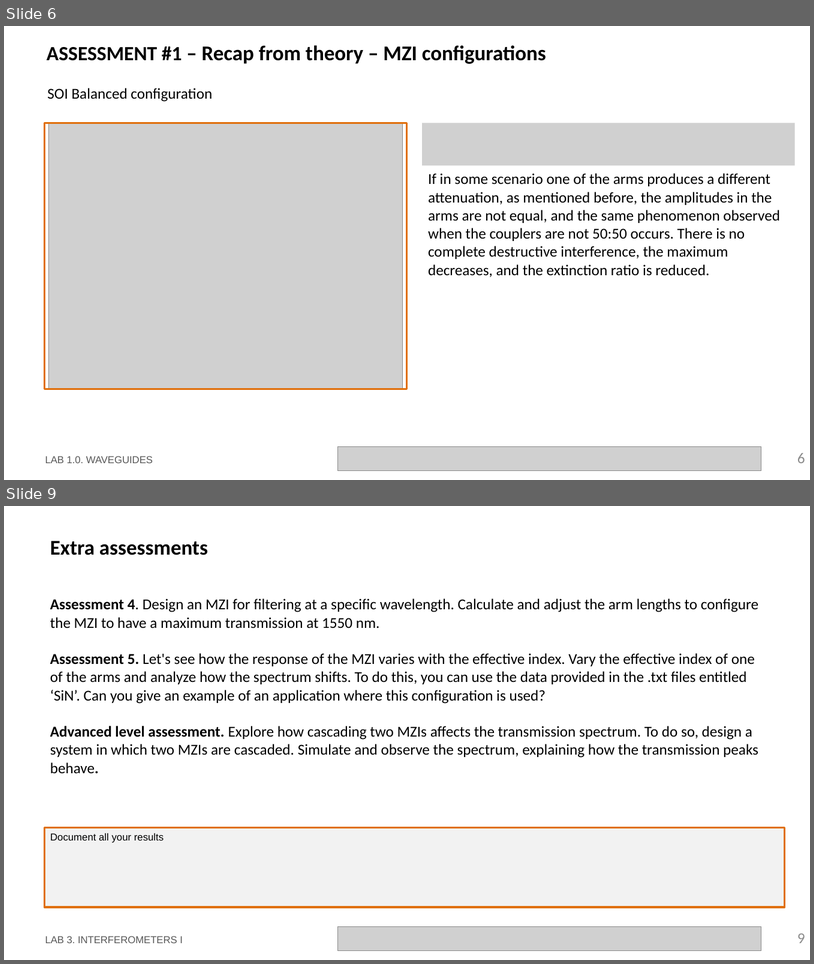
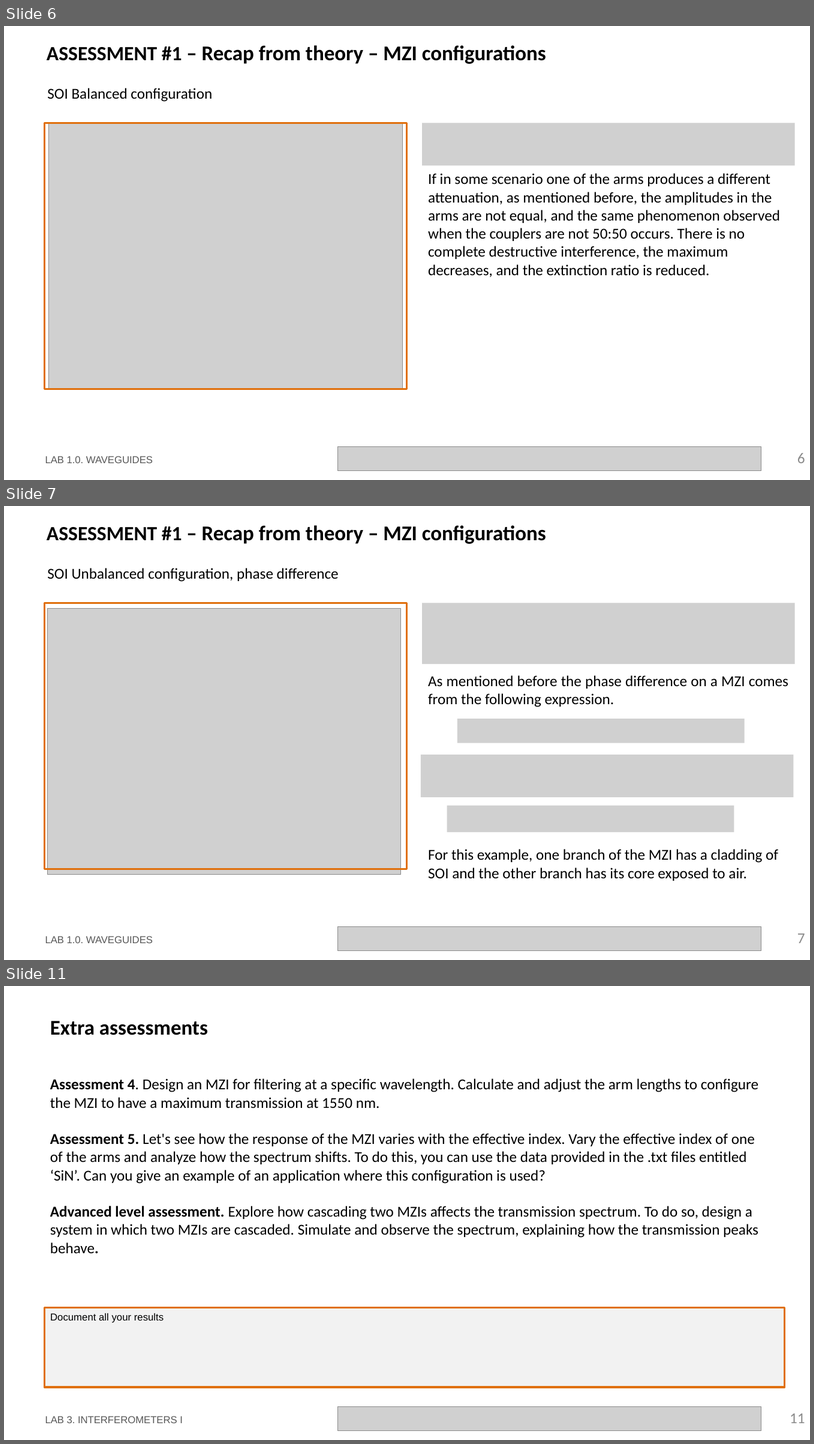
Before and after one commit to niospinamev2/pic-upv-lab3, a slide deck: LabBook_3.pptx. Shown one above the other, each under a label of ours: slides 6 and 9 before the commit, slides 6, 7 and 11 after it; the slides between them are not shown. The pictures are 814x964 and 814x1444 pixels, drawn with LibreOffice and Linux fonts; fonts in the diff are those of the drawing; grey boxes stand for pictures; background and template pictures are left out. Boxes give left, top, right and bottom in pixels: in the first picture for what was removed or moved away, otherwise in the second. Text is boxed around its words. In the diff, an @@ line names an element or a change of style, - is before the commit and + after.

```diff
--- a/LabBook_3.pptx
+++ b/LabBook_3.pptx
@@ slide 7 added at (x1=4, y1=506, x2=810, y2=960), background #FFFFFF @@
@@ title added at (x1=47, y1=525, x2=546, y2=544), 25 pt, text #000000, bold @@
+ASSESSMENT #1 – Recap from theory – MZI configurations
@@ text added at (x1=47, y1=568, x2=339, y2=582), 18 pt, text #000000 @@
+SOI Unbalanced configuration, phase difference
@@ rectangle added at (x1=45, y1=603, x2=408, y2=869), outline #E0700D 2.25 pt @@
@@ picture added at (x1=48, y1=608, x2=401, y2=874) @@
@@ picture added at (x1=423, y1=603, x2=796, y2=664) @@
@@ text added at (x1=428, y1=675, x2=789, y2=707), 18 pt, text #000000 @@
+As mentioned before the phase difference on a MZI comes from the following expression.
@@ picture added at (x1=458, y1=718, x2=745, y2=742) @@
@@ picture added at (x1=421, y1=754, x2=794, y2=797) @@
@@ picture added at (x1=447, y1=805, x2=735, y2=832) @@
@@ text added at (x1=428, y1=849, x2=779, y2=880), 18 pt, text #000000 @@
+For this example, one branch of the MZI has a cladding of SOI and the other branch has its core exposed to air.
@@ text added at (x1=45, y1=936, x2=153, y2=943), 12 pt, text #585858 @@
+LAB 1.0. WAVEGUIDES
@@ picture added at (x1=338, y1=927, x2=762, y2=951) @@
@@ page number added at (x1=798, y1=933, x2=806, y2=943), 18 pt, text #8C8C8C @@
+7
@@ what was slide 9 is now slide 11 @@
@@ page number at (x1=790, y1=1413, x2=806, y2=1423): text changed @@
-9
+11
```
Also in this commit, not shown: 1 slide changed, 2 other slides added, 1 slide removed, 4 other files.
